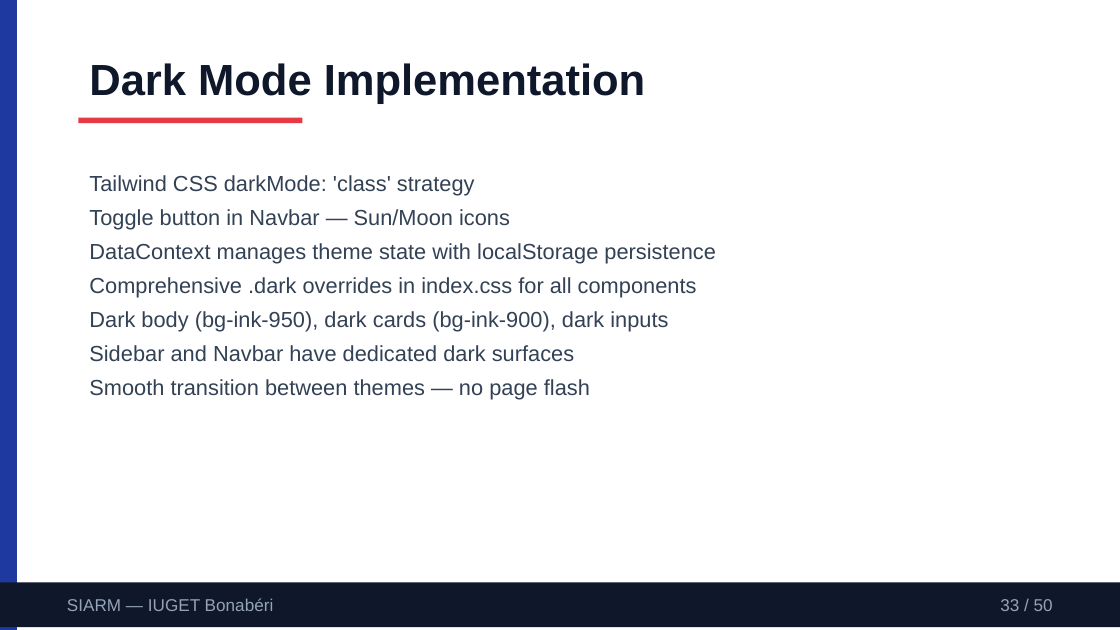
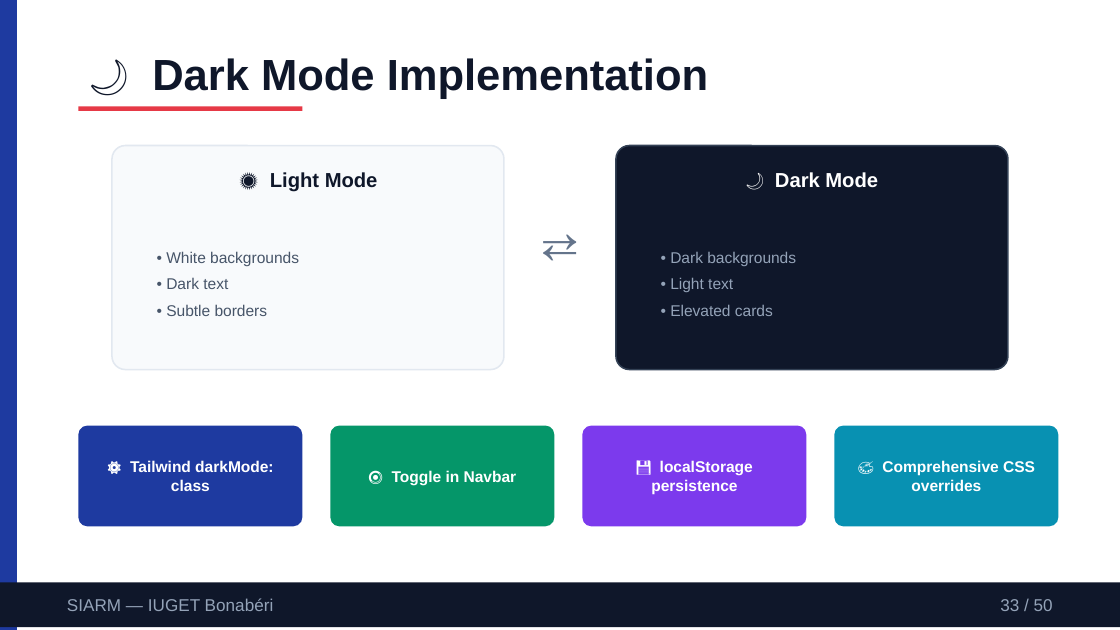
Before and after one commit to leaticiadipocko-wq/schoolproject, a slide deck: slide 33 of deliverables/SIARM-Defense-Presentation.pptx. Drawn at 1120x630 pixels with LibreOffice and Linux fonts; fonts in the diff are those of the drawing. Boxes give left, top, right and bottom in pixels: in the first picture for what was removed or moved away, otherwise in the second. Text is boxed around its words. In the diff, an @@ line names an element or a change of style, - is before the commit and + after.

Commit message:
fix: redesign PowerPoint with visual diagrams and icons instead of text
- Replaced text-heavy bullet points with visual diagrams and icons
- Added before/after comparison slides
- Added flow diagrams for processes (attendance, grades, fees)
- Added phone mockup for mobile learning
- Added browser mockup for landing page
- Added role pyramid visualization
- Added permission matrix grid
- Added timetable grid mockup
- Added chat widget mockup for chatbot
- Used emoji icons throughout for visual appeal

```diff
--- a/deliverables/SIARM-Defense-Presentation.pptx
+++ b/deliverables/SIARM-Defense-Presentation.pptx
@@ text at (152,58,708,99): text changed @@
-Dark Mode Implementation
+🌙 Dark Mode Implementation
@@ rectangle: place and size @@
-rectangle at (78,118,302,123)
+rectangle at (78,106,302,111)
@@ rounded rectangle added at (112,146,504,370), fill #F8FAFC, outline #E2E8F0 1 pt @@
@@ rounded rectangle added at (616,146,1008,370), fill #0F172A, outline #334155 1 pt @@
@@ text removed at (89,175,716,400) @@
-Tailwind CSS darkMode: 'class' strategy
-Toggle button in Navbar — Sun/Moon icons
-DataContext manages theme state with localStorage persistence
-Comprehensive .dark overrides in index.css for all components
-Dark body (bg-ink-950), dark cards (bg-ink-900), dark inputs
-Sidebar and Navbar have dedicated dark surfaces
-Smooth transition between themes — no page flash
@@ text added at (270,172,378,192), 13 pt, text #0F172A, bold @@
+☀️ Light Mode
@@ text added at (775,172,878,188), 13 pt, text #FFFFFF, bold @@
+🌙 Dark Mode
@@ text added at (526,202,594,291), 28 pt, text #64748B @@
+⇄
@@ text added at (166,251,299,316), 10 pt, text #475569 @@
+• White backgrounds
+• Dark text
+• Subtle borders
@@ text added at (670,252,796,316), 10 pt, text #94A3B8 @@
+• Dark backgrounds
+• Light text
+• Elevated cards
@@ rounded rectangle added at (78,426,302,526), fill #1E3AA0 @@
@@ rounded rectangle added at (330,426,554,526), fill #059669 @@
@@ rounded rectangle added at (582,426,806,526), fill #7C3AED @@
@@ rounded rectangle added at (834,426,1058,526), fill #0891B2 @@
@@ text added at (130,460,273,491), 10 pt, text #FFFFFF, bold @@
+⚙️ Tailwind darkMode: class
@@ text added at (392,470,517,485), 10 pt, text #FFFFFF, bold @@
+🔘 Toggle in Navbar
@@ text added at (651,460,753,494), 10 pt, text #FFFFFF, bold @@
+💾 localStorage persistence
@@ text added at (882,460,1035,491), 10 pt, text #FFFFFF, bold @@
+🎨 Comprehensive CSS overrides
```
Also in this commit, not shown: 40 other slides changed, 9 slides added, 9 slides removed, 1 other file.
